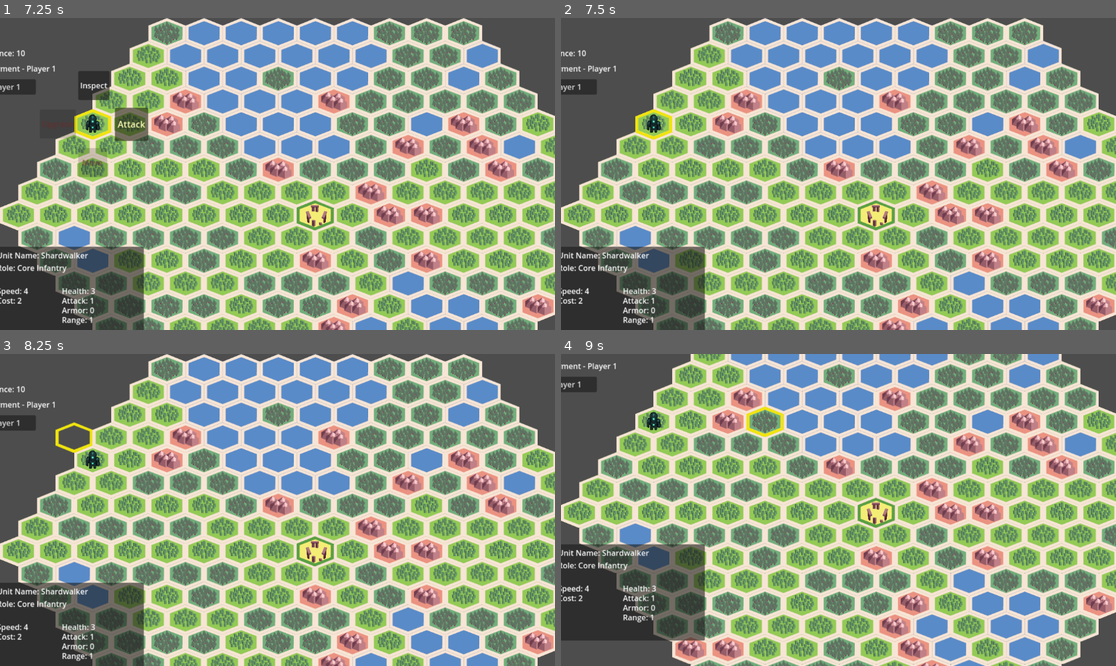
Above: before the commit, frames 1-4 (two rows, left to right).
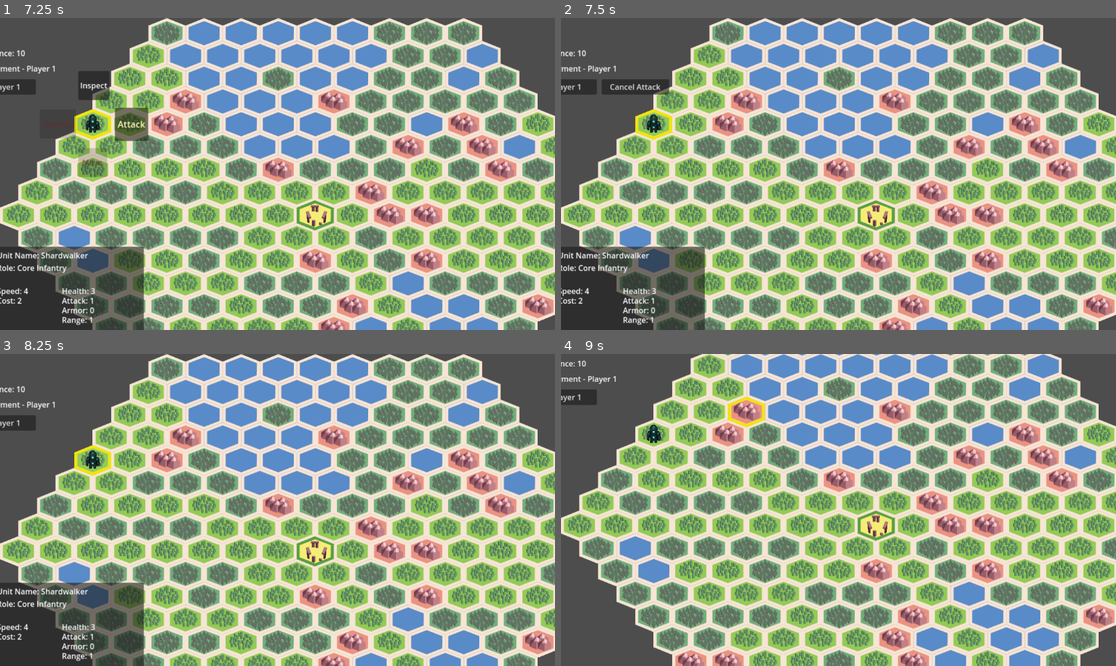
Above: after the commit, the same moments.

Repository: Gitchegumi/Violence-of-Action
Game: Godot game, scene res://scenes/ui/main_menu.tscn
The game is run twice, just before and just after one commit, with the same random seed, the same clock (stepped at 60 frames per second) and the same inputs.
Inputs (mouse positions are in pixels of both pictures, inside the frame that each line leads up to):
- Up to frame 1 (7.25 s): click "Start Game" at 0.5 s; click (277, 180) at 1.27 s; type "12" at 1.35 s; click "Start Game" at 2 s; click "Start" at 2.75 s; tap Enter (ui_accept) at 3.5, 3.77, 4.25, 5, 6.5 s; move the mouse to (249, 236) at 3.52 s; hold Up (ui_up) 3.53-4.25 s; hold Shift 3.53-4.25 s; click (249, 236) at 3.67 s; drag from (444, 220) to (249, 236) at 4.27 s; move the mouse to (111, 127) at 5.02 s; hold Left (ui_left) 5.03-5.75 s; tap Ctrl at 5.1 s; click (111, 127) at 5.17 s; click "Shardwalker (2)" at 5.75 s; drag from (94, 124) to (111, 127) at 6.52 s
- Up to frame 2 (7.5 s): click "Attack" at 7.25 s
- Up to frame 3 (8.25 s): click (72, 422) at 8 s, where only the run after the commit has a clickable "Cancel Attack"
- Up to frame 4 (9 s): tap Enter (ui_accept) at 8.75 s; move the mouse to (755, 432) at 8.77 s; hold Down (ui_down) from 8.78 s (still down); tap F at 8.85 s; click (755, 432) at 8.92 s

Frame 1 is identical in both runs. In frame 2, 0.5% of the frame differs, in the area x 7-20%, y 19-25%; in frame 3, 0.4%; in frame 4, 75%, in the area x 0-100%, y 0-100%.

Commit message:
fix(movement): make pending actions cancellable
Expose a visible cancel control, support Escape and right-click cancellation, and clear pending targeting at every phase boundary so action state cannot leak into later phases or players.

Diff:
--- a/scenes/main.tscn
+++ b/scenes/main.tscn
@@ -39,6 +39,14 @@
 offset_bottom = 112.0
 text = "Ready Player 1"
 
+[node name="CancelActionButton" type="Button" parent="."]
+visible = false
+offset_left = 200.0
+offset_top = 80.0
+offset_right = 340.0
+offset_bottom = 112.0
+text = "Cancel Action"
+
 [node name="PauseOverlay" type="ColorRect" parent="."]
 visible = false
 offset_left = 360.0
--- a/scripts/main.gd
+++ b/scripts/main.gd
@@ -10,7 +10,9 @@
 	# when the deploy radial closes (so it shows only while choosing).
 	tile_map.deploy_unit_hovered.connect(_on_deploy_unit_hovered)
 	tile_map.deploy_preview_ended.connect($UnitInfoPanel.hide_panel)
+	tile_map.pending_action_changed.connect(_on_pending_action_changed)
 	$AdvancePhaseButton.pressed.connect(_on_advance_phase_pressed)
+	$CancelActionButton.pressed.connect(tile_map.cancel_pending_action)
 	GameState.state_changed.connect(_on_state_changed)
 	GameState.phase_changed.connect(_on_phase_changed)
 	GameState.turn_started.connect(_on_turn_started)
@@ -43,7 +45,13 @@
 
 
 func _on_phase_changed(_previous, _current, _player_id: int, _round_number: int) -> void:
+	$TileMapLayer.cancel_pending_action()
 	_refresh_turn_ui()
+
+
+func _on_pending_action_changed(active: bool, action_type: String) -> void:
+	$CancelActionButton.visible = active
+	$CancelActionButton.text = "Cancel %s" % action_type.capitalize() if active else "Cancel Action"
 
 
 func _on_turn_started(player_id: int, _round_number: int) -> void:
--- a/scripts/pause_input.gd
+++ b/scripts/pause_input.gd
@@ -4,6 +4,11 @@
 func _unhandled_key_input(event: InputEvent) -> void:
 	if not event is InputEventKey or not event.pressed or event.echo or event.keycode != KEY_ESCAPE:
 		return
+	var tile_map = get_node_or_null("../TileMapLayer")
+	if tile_map != null and not tile_map.pending_action.is_empty():
+		tile_map.cancel_pending_action()
+		get_viewport().set_input_as_handled()
+		return
 	if GameState.current_state in [GameState.State.INITIAL_DEPLOYMENT, GameState.State.PLAYING]:
 		GameState.pause_game()
 	elif GameState.current_state == GameState.State.PAUSED:
--- a/scripts/tile_map.gd
+++ b/scripts/tile_map.gd
@@ -12,6 +12,7 @@
 signal deploy_action_selected(action_id: String, origin: Vector2i)
 signal unit_moved(unit: Node, path: Array, movement_cost: int, movement_remaining: int)
 signal unit_move_rejected(reason: String, destination: Vector2i)
+signal pending_action_changed(active: bool, action_type: String)
 # Emitted when a DEPLOY radial closes, so the shared info panel can hide its
 # hover preview. (Action radials do not emit this — see _on_radial_self_closed.)
 signal deploy_preview_ended
@@ -558,7 +559,7 @@
 	# Handle right-click button press/release for camera dragging
 	if event is InputEventMouseButton and event.button_index == MOUSE_BUTTON_RIGHT:
 		if event.is_pressed() and not pending_action.is_empty():
-			_cancel_pending_action()
+			cancel_pending_action()
 			get_viewport().set_input_as_handled()
 			return
 		is_dragging = event.is_pressed()
@@ -840,6 +841,7 @@
 			return
 	# Move/Attack use a follow-up target-selection step.
 	pending_action = {"type": kind, "unit": unit_node, "origin": origin}
+	pending_action_changed.emit(true, kind)
 	_deploy_log("%s requested for unit at %s (awaiting target tile)" % [kind.capitalize(), str(origin)])
 
 
@@ -853,6 +855,7 @@
 		_deploy_log("Move rejected at %s: %s" % [str(destination), result.reason])
 		return
 	pending_action.clear()
+	pending_action_changed.emit(false, "")
 	unit_moved.emit(unit, result.path, result.cost, unit.movement_remaining)
 	emit_signal("unit_selected", unit)
 	_deploy_log("Moved to %s for %d points (%d remaining)" % [
@@ -860,11 +863,12 @@
 	])
 
 
-func _cancel_pending_action() -> void:
+func cancel_pending_action() -> void:
 	if pending_action.is_empty():
 		return
 	_deploy_log("%s target selection cancelled" % String(pending_action.get("type", "action")).capitalize())
 	pending_action.clear()
+	pending_action_changed.emit(false, "")
 
 
 func _move_description(validation: Dictionary) -> String:
--- a/tests/integration/test_deploy_real_units.gd
+++ b/tests/integration/test_deploy_real_units.gd
@@ -197,3 +197,36 @@
 	cancel.pressed = true
 	tile_map._unhandled_input(cancel)
 	assert_true(tile_map.pending_action.is_empty())
+
+
+func test_visible_cancel_button_clears_move_targeting():
+	var tile_map = await _gameplay_tile_map()
+	var main = tile_map.get_parent()
+	var origin: Vector2i = tile_map.deployment_zones_data[0][0]
+	tile_map.troop_manager.set_current_unit("shard_walker")
+	assert_true(tile_map.troop_manager.place_unit(origin, 0))
+	GameState.start_playing_for_test(2)
+	GameState.current_phase = GameState.TurnPhase.MOVEMENT
+	tile_map.troop_manager.start_turn(0)
+	tile_map._begin_pending_action("move", tile_map.troop_manager.get_unit_at_map_coord(origin), origin)
+	assert_true(main.get_node("CancelActionButton").visible)
+	assert_eq(main.get_node("CancelActionButton").text, "Cancel Move")
+	main.get_node("CancelActionButton").pressed.emit()
+	assert_true(tile_map.pending_action.is_empty())
+	assert_false(main.get_node("CancelActionButton").visible)
+
+
+func test_phase_advance_automatically_clears_pending_action_for_next_player():
+	var tile_map = await _gameplay_tile_map()
+	var main = tile_map.get_parent()
+	var origin: Vector2i = tile_map.deployment_zones_data[0][0]
+	tile_map.troop_manager.set_current_unit("shard_walker")
+	assert_true(tile_map.troop_manager.place_unit(origin, 0))
+	GameState.start_playing_for_test(2)
+	GameState.current_phase = GameState.TurnPhase.MOVEMENT
+	tile_map.troop_manager.start_turn(0)
+	tile_map._begin_pending_action("move", tile_map.troop_manager.get_unit_at_map_coord(origin), origin)
+	assert_false(tile_map.pending_action.is_empty())
+	assert_true(GameState.advance_phase())
+	assert_true(tile_map.pending_action.is_empty(), "phase boundary cannot leak targeting state")
+	assert_false(main.get_node("CancelActionButton").visible)
